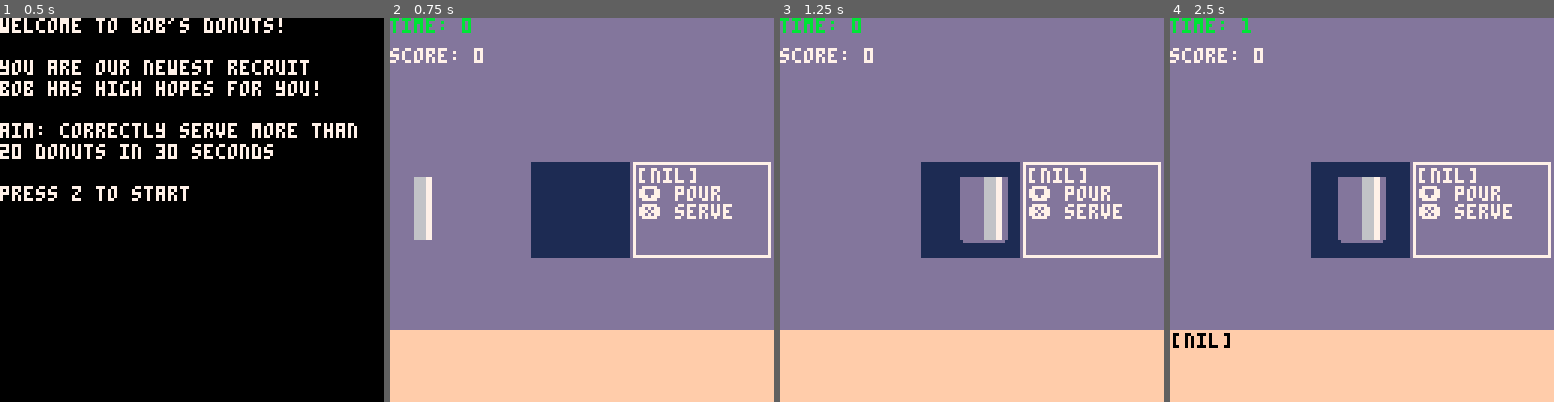
Above: before the commit, frames 1-4 (left to right).
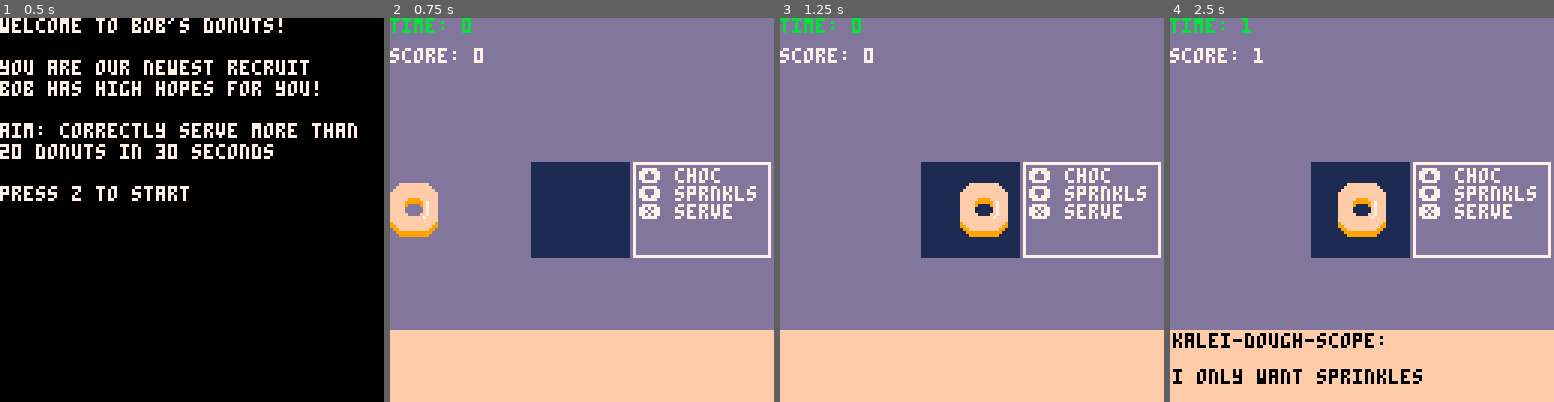
Above: after the commit, the same moments.

Repository: shen-sat/cook
Game: PICO-8 cartridge cook.p8
Two runs of this game, one before a commit and one after it. Both use one fixed random seed, a clock stepped at 60 frames per second and the inputs below.
Inputs:
- Up to frame 1 (0.5 s): tap X (X key) at 0.33 s
- Up to frame 2 (0.75 s): tap O (Z key) at 0.7 s
- Up to frame 3 (1.25 s): tap X (X key) at 1.07 s
- Up to frame 4 (2.5 s): tap O (Z key) at 1.7, 2.1 s; tap X (X key) at 1.85 s; hold Up 2.15-2.42 s

Frame 1 is identical in both runs. In frame 2, 2.2% of the frame differs, in the area x 0-96%, y 39-58%; in frame 3, 2.7%; in frame 4, 4.6%, in the area x 0-96%, y 7-96%.

Commit message:
Extract drawing food instructions into its own method

Diff:
--- a/cook.p8
+++ b/cook.p8
@@ -42,19 +42,15 @@
       rect(lx,ly,126,48 + 32 -1,7)
       lx += 2
       ly += 2
-      print(food.instructions.up,lx,ly,7)
-      ly += 6
-      print(food.instructions.down,lx,ly,7)
-      ly+=6
-      print('❎ serve',lx,ly,7)
+      draw_food_instructions(lx,ly)
     end
   }
 
   score = 0
   timer = 0
 
-  food = make_coke()
-  -- food = make_donut()
+  -- food = make_coke()
+  food = make_donut()
   food:assign_order()
 
   game.update = level_update
@@ -253,6 +249,18 @@
  print('hit z to replay',0,21,7)
 end
 
+function draw_food_instructions(lx,ly)
+ if food.instructions.up then
+  print(food.instructions.up,lx,ly,7)
+  ly += 6
+ end
+ if food.instructions.down then
+  print(food.instructions.down,lx,ly,7)
+  ly += 6
+ end
+ print('❎ serve',lx,ly,7)
+end
+
 __gfx__
 00000000000000000000000000000000000000000000000000000000000000000000000000000000000000000000000000000000000000000000000000000000
 00000000dddddddd0000000000000000000000000000000000000000000000000000000000000000000000000000000000000000000000000000000000000000
